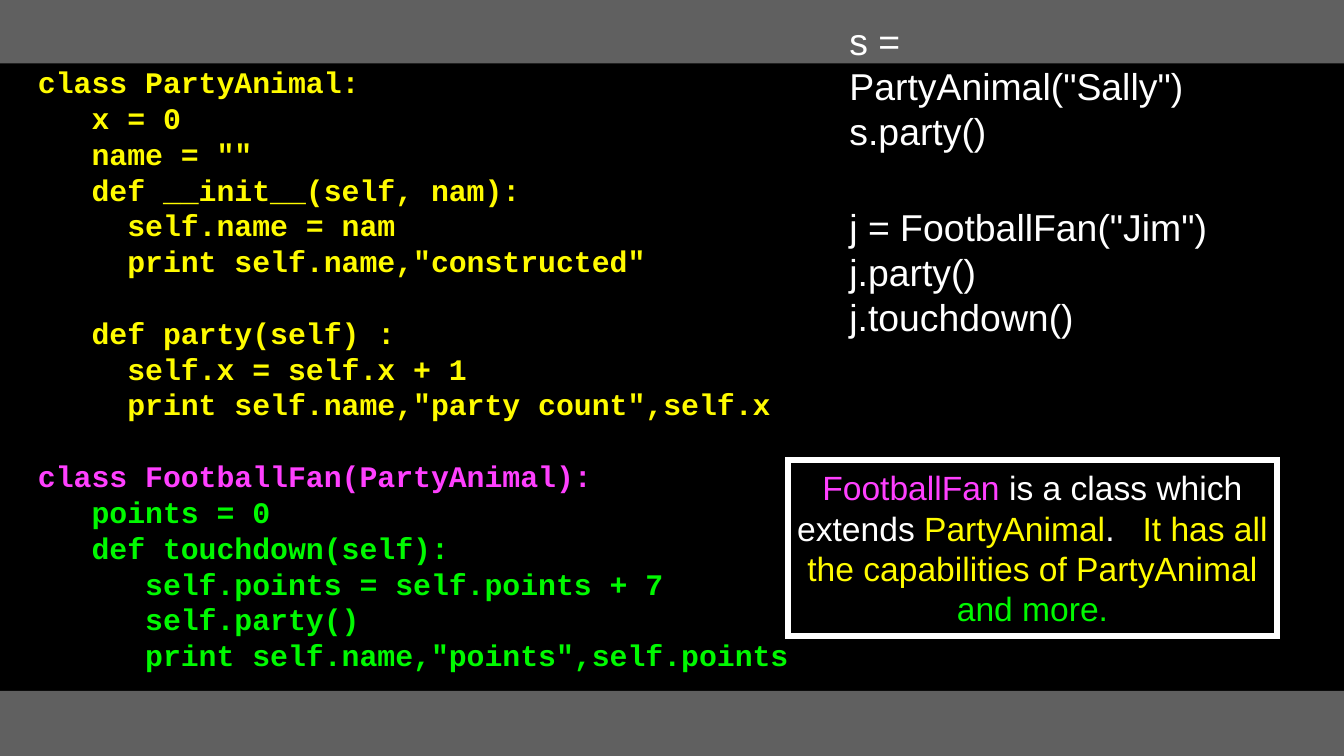
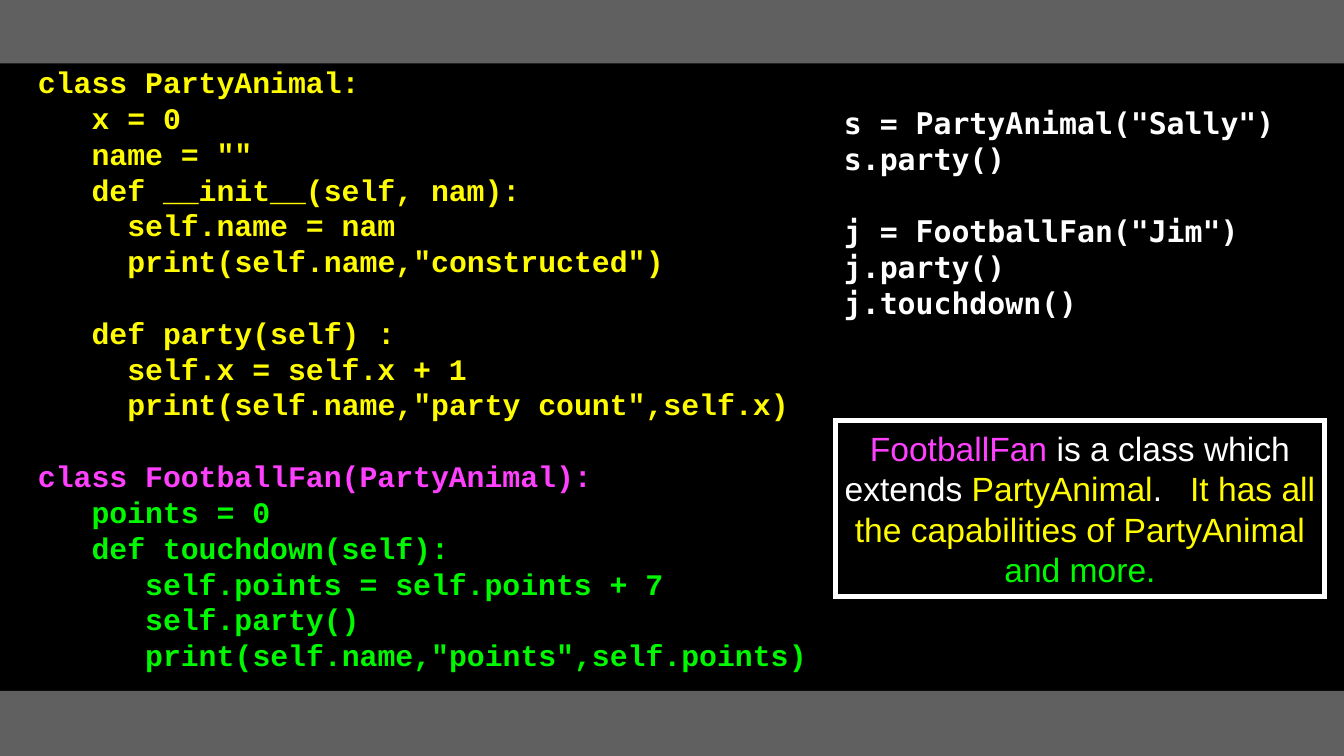
Before and after one commit to csev/py4e, a slide deck: slide 41 of lectures3/Pythonlearn-14-Objects.pptx. Drawn at 1344x756 pixels with LibreOffice and Linux fonts; fonts in the diff are those of the drawing. Boxes give left, top, right and bottom in pixels: in the first picture for what was removed or moved away, otherwise in the second. Text is boxed around its words. In the diff, an @@ line names an element or a change of style, - is before the commit and + after.

```diff
--- a/lectures3/Pythonlearn-14-Objects.pptx
+++ b/lectures3/Pythonlearn-14-Objects.pptx
@@ text "s = PartyAnimal("Sally")": place and size @@
-text "s = PartyAnimal("Sally")" at (849,35,1207,338)
+text "s = PartyAnimal("Sally")" at (844,110,1275,320)
@@ text "s = PartyAnimal("Sally")" at (844,110,1275,320): size 20 to 16 pt, font Arial to DejaVu Sans Mono, bold on @@
@@ text at (127,251,663,279): text changed @@
-print self.name,"constructed"
+print(self.name,"constructed")
@@ text at (127,394,789,422): text changed @@
-print self.name,"party count",self.x
+print(self.name,"party count",self.x)
@@ rectangle "FootballFan is a class which ...": place and size @@
-rectangle "FootballFan is a class which ..." at (788,460,1277,636)
+rectangle "FootballFan is a class which ..." at (836,421,1325,597)
@@ text at (145,645,807,673): text changed @@
-print self.name,"points",self.points
+print(self.name,"points",self.points)
```
Also in this commit, not shown: 39 other slides changed, 1 slide added.
